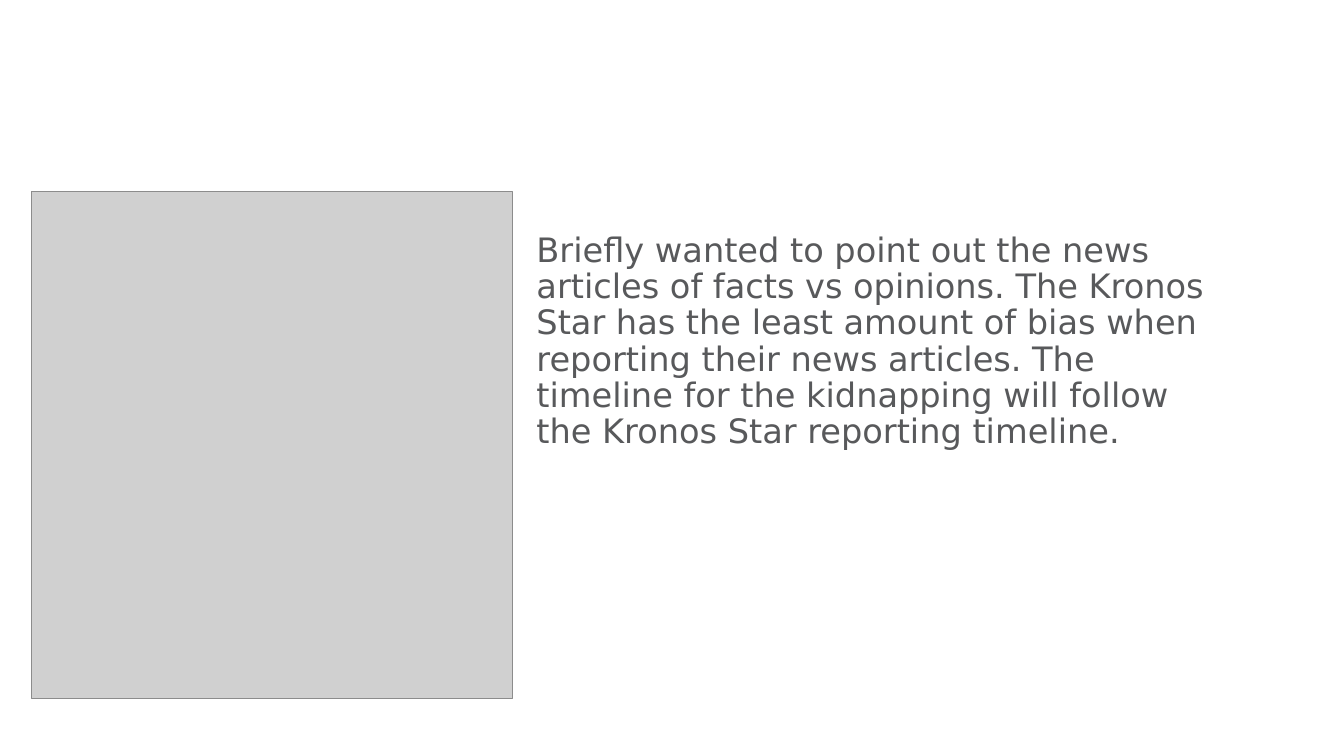
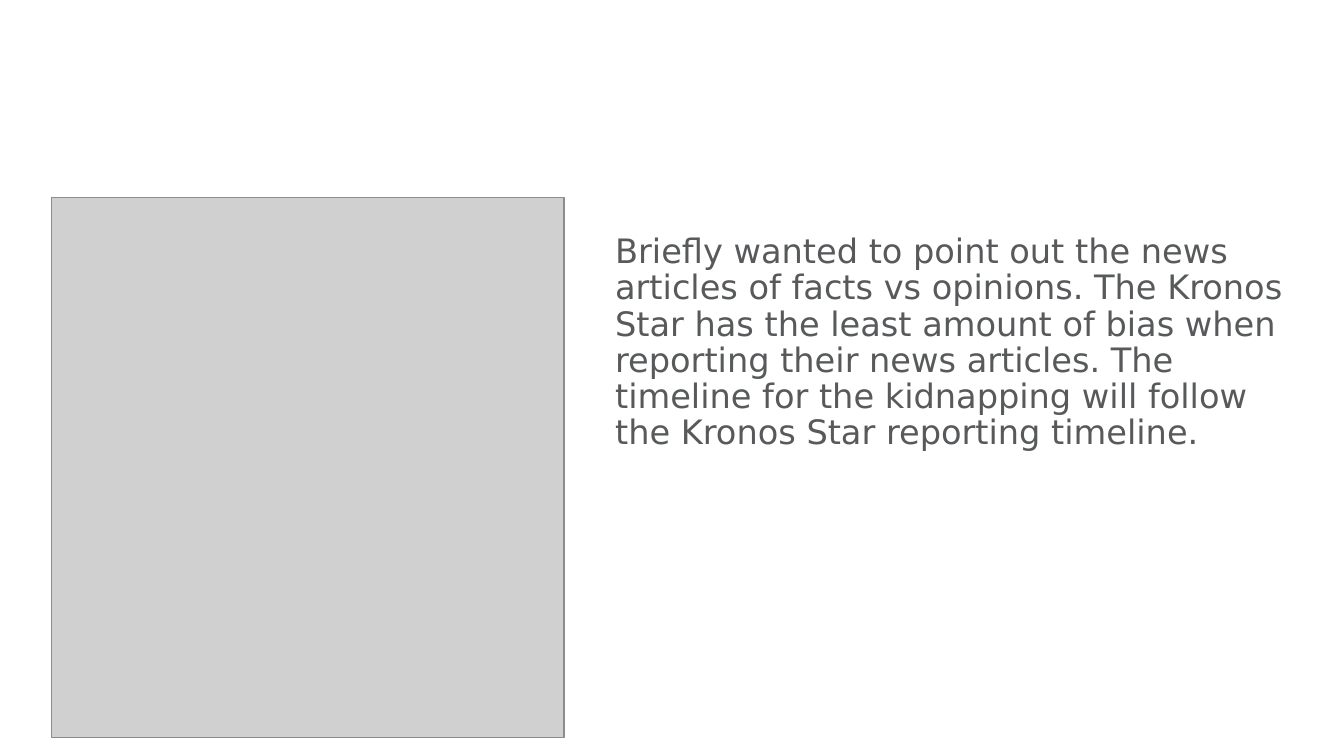
Before and after one commit to hypothetical-lemon/COMP4449-capstone, a slide deck: slide 12 of final/KronosKidnapping/heather_lemon_final_kidnapping_case.pptx. Drawn at 1344x756 pixels with LibreOffice and Linux fonts; fonts in the diff are those of the drawing; grey boxes stand for pictures; background and template pictures are left out. Boxes give left, top, right and bottom in pixels: in the first picture for what was removed or moved away, otherwise in the second. Text is boxed around its words. In the diff, an @@ line names an element or a change of style, - is before the commit and + after.

Commit message:
pwt

```diff
--- a/final/KronosKidnapping/heather_lemon_final_kidnapping_case.pptx
+++ b/final/KronosKidnapping/heather_lemon_final_kidnapping_case.pptx
@@ picture: place and size @@
-picture at box(32, 192, 513, 699)
+picture at box(51, 198, 564, 738)
@@ text "Briefly wanted to point out ...": place and size @@
-text "Briefly wanted to point out ..." at box(536, 236, 1204, 450)
+text "Briefly wanted to point out ..." at box(615, 237, 1282, 451)
```
Also in this commit, not shown: 1 slide added, 1 slide removed.
